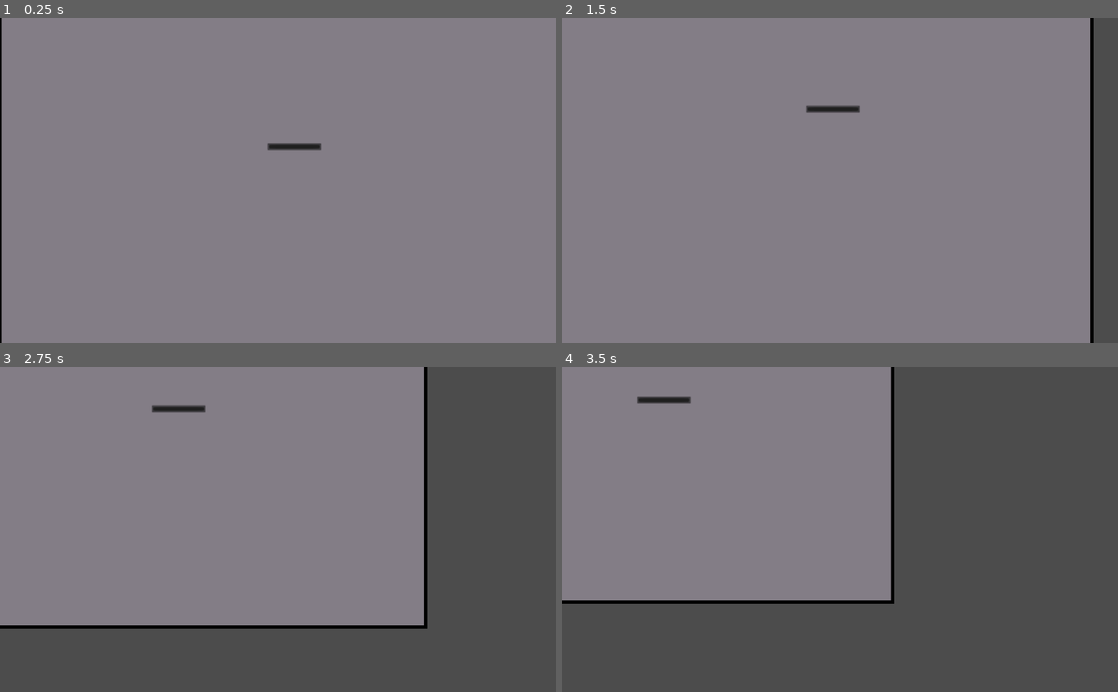
Above: before the commit, frames 1-4 (two rows, left to right).
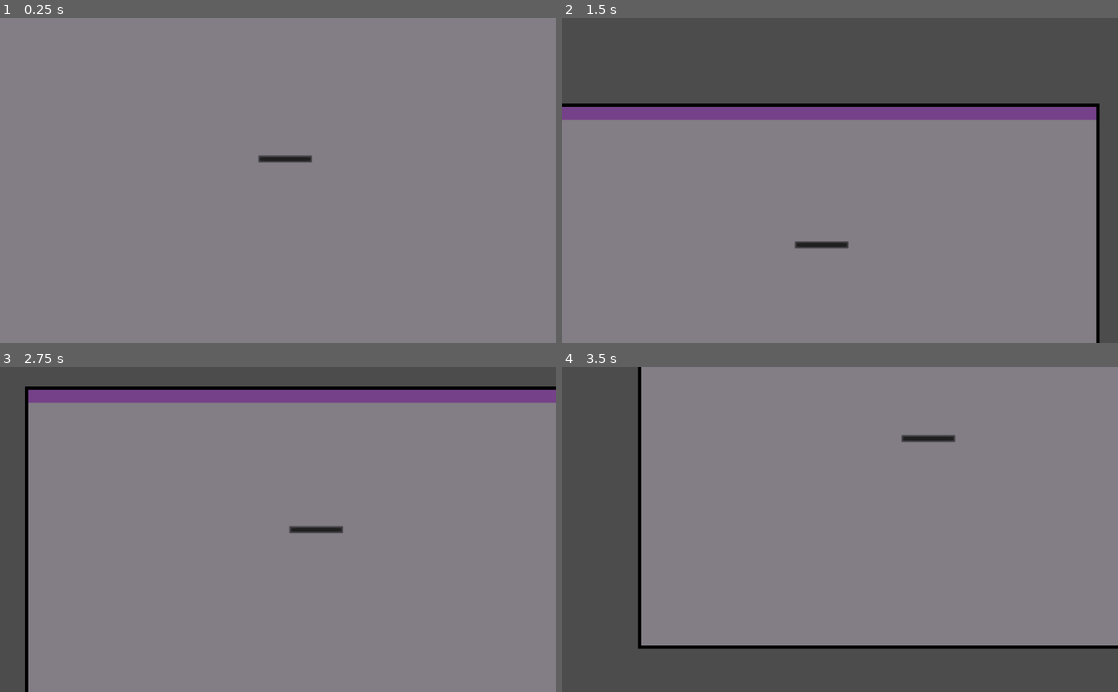
Above: after the commit, the same moments.

Repository: vzaayer/godot-jam-2022
Game: Godot game, scene res://scenes/BaseScene.tscn
Same seed, same stepped clock (60 frames per second), same inputs: the game is played once before the commit and once after it.
Inputs (mouse positions are in pixels of both pictures, inside the frame that each line leads up to):
- Up to frame 1 (0.25 s): no input
- Up to frame 2 (1.5 s): tap Enter (ui_accept) at 0.5, 0.6, 0.77, 1.07, 1.35 s; move the mouse to (962, 164) at 0.52 s; hold Right (ui_right) 0.53-1.28 s; move the mouse to (728, 196) at 1.27 s; hold Down (ui_down) from 1.28 s (still down)
- Up to frame 3 (2.75 s): tap Enter (ui_accept) at 1.52, 1.82, 2.1 s; move the mouse to (333, 458) at 2.02 s; release Down (ui_down) at 2.03 s; hold Right (ui_right) from 2.03 s (still down)
- Up to frame 4 (3.5 s): move the mouse to (812, 594) at 2.77 s; release Right (ui_right) at 2.78 s; hold Up (ui_up) from 2.78 s (still down); tap Enter (ui_accept) at 2.85, 3.02, 3.32 s

The runs differ from the first frame. In frame 1, 0.8% of the frame differs, in the area x 0-58%, y 0-100%; in frame 2, 31%; in frame 3, 50%; in frame 4, 53%, in the area x 0-100%, y 0-87%.

Commit message:
did movement code

Diff:
--- a/scenes/BaseScene.gd
+++ b/BaseScene.gd
@@ -27,4 +27,3 @@
 			new_enemy.position.x += rng.randi_range(-20, 20)
 			new_enemy.position.y += rng.randi_range(-20, 20)
 			add_child(new_enemy)
-			$Charachter.level_up()
--- a/Charachter.gd
+++ b/Charachter.gd
@@ -1,12 +1,34 @@
-extends RigidBody2D
+extends KinematicBody2D
+
+enum State {Walking, Dashing}
+
+var direction
+var dashTime
+var currState = State.Walking
 
 func _ready():
-	pass
+	direction = Vector2.ZERO
 
 func _physics_process(delta):
+	print(currState)
 
-	# this is all done so diagonal movement isnt faster then vertical or horizontal
-	var direction = Vector2.ZERO
+	if currState == State.Walking:
+		if Input.is_action_just_pressed("ui_accept"):
+			print(123)
+			currState = State.Dashing
+			startDash()
+			dash(delta)
+		else:
+			walk()
+
+	if currState == State.Dashing:
+
+		dash(delta)
+
+	move_and_slide(direction, Vector2.DOWN)
+
+func walk():
+	direction = Vector2.ZERO
 	if Input.is_action_pressed("ui_left"):
 		direction.x = -1
 	if Input.is_action_pressed("ui_right"):
@@ -16,11 +38,15 @@
 		direction.y = -1
 	if Input.is_action_pressed("ui_down"):
 		direction.y = 1
+	direction = direction.normalized()
+	direction *= 300
 
-	if direction != Vector2.ZERO:
-		direction = direction.normalized() * 3
-	apply_central_impulse(direction)
+func dash(time):
+	dashTime += time
+	if dashTime >= .5:
+		currState = State.Walking
+		walk()
 
-func level_up():
-	$CollisionShape2D.scale.x += .2
-	$CollisionShape2D.scale.y += .2
+func startDash():
+	direction = (get_global_mouse_position() - position).normalized() * 600
+	dashTime = 0
--- a/Enemy.gd
+++ b/Enemy.gd
@@ -11,8 +11,8 @@
 	$ProgressBar.max_value = health
 	$ProgressBar.value = health
 
-	char_node = get_parent().get_node("Charachter")
-	char_node.connect("body_entered", self, "_on_Charachter_body_entered")
+	char_node = get_parent().get_node("Player")
+	#char_node.connect("body_entered", self, "_on_Charachter_body_entered")
 
 
 
--- a/scenes/Charachter.tscn
+++ b/Player.tscn
@@ -1,20 +1,13 @@
-[gd_scene load_steps=4 format=2]
+[gd_scene load_steps=3 format=2]
 
 [ext_resource path="res://Charachter.gd" type="Script" id=1]
 
-[sub_resource type="PhysicsMaterial" id=2]
-bounce = 1.0
-
 [sub_resource type="CircleShape2D" id=1]
 
-[node name="Charachter" type="RigidBody2D"]
-physics_material_override = SubResource( 2 )
-gravity_scale = 0.0
-contacts_reported = 1
+[node name="Player" type="KinematicBody2D"]
 script = ExtResource( 1 )
 
 [node name="CollisionShape2D" type="CollisionShape2D" parent="."]
-scale = Vector2( 3, 3 )
 shape = SubResource( 1 )
 
 [node name="Camera2D" type="Camera2D" parent="."]
--- a/scenes/BaseScene.tscn
+++ b/scenes/BaseScene.tscn
@@ -1,8 +1,8 @@
 [gd_scene load_steps=18 format=2]
 
 [ext_resource path="res://assets/PlaceholderTilemap.png" type="Texture" id=1]
-[ext_resource path="res://scenes/Charachter.tscn" type="PackedScene" id=2]
-[ext_resource path="res://scenes/BaseScene.gd" type="Script" id=3]
+[ext_resource path="res://Player.tscn" type="PackedScene" id=2]
+[ext_resource path="res://BaseScene.gd" type="Script" id=3]
 
 [sub_resource type="ConvexPolygonShape2D" id=2]
 points = PoolVector2Array( 14, 0, 16, 0, 16, 16, 14, 16 )
@@ -158,5 +158,4 @@
 format = 1
 tile_data = PoolIntArray( -393227, 0, 8, -393226, 0, 10, -393225, 0, 10, -393224, 0, 10, -393223, 0, 10, -393222, 0, 10 …(5661 unchanged characters)…
 
-[node name="Charachter" parent="." instance=ExtResource( 2 )]
-contact_monitor = true
+[node name="Player" parent="." instance=ExtResource( 2 )]
